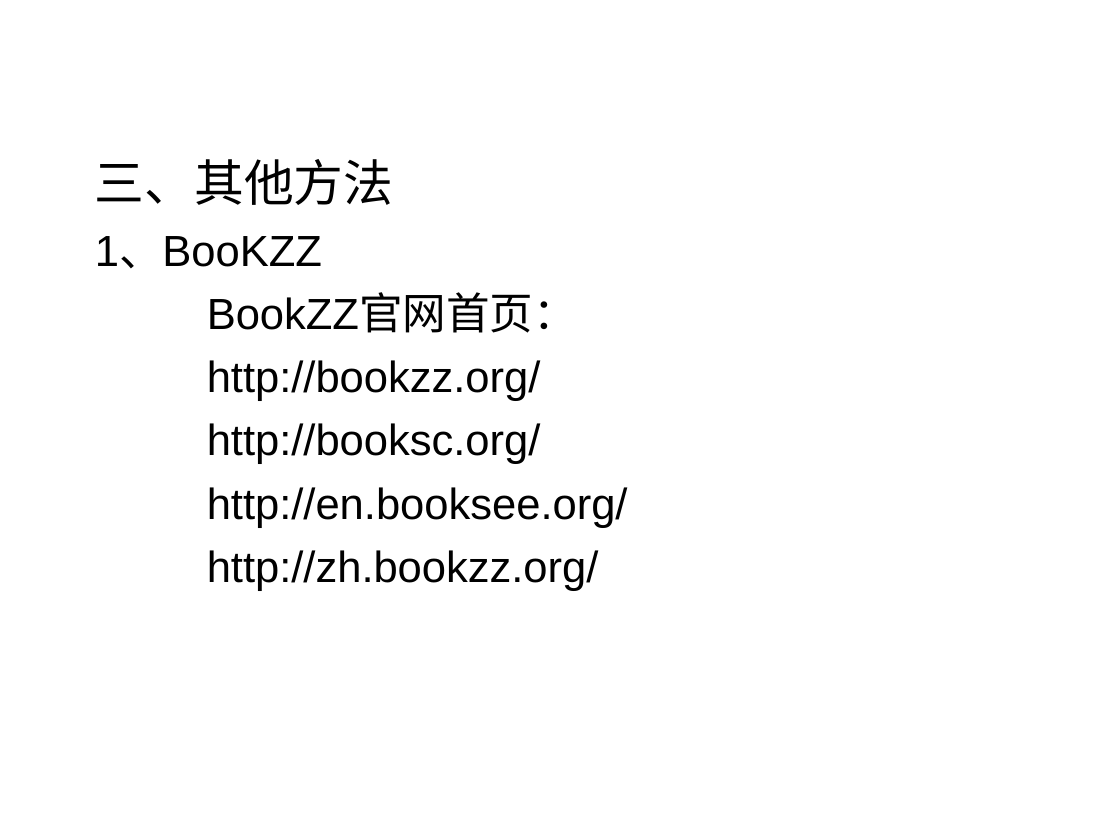
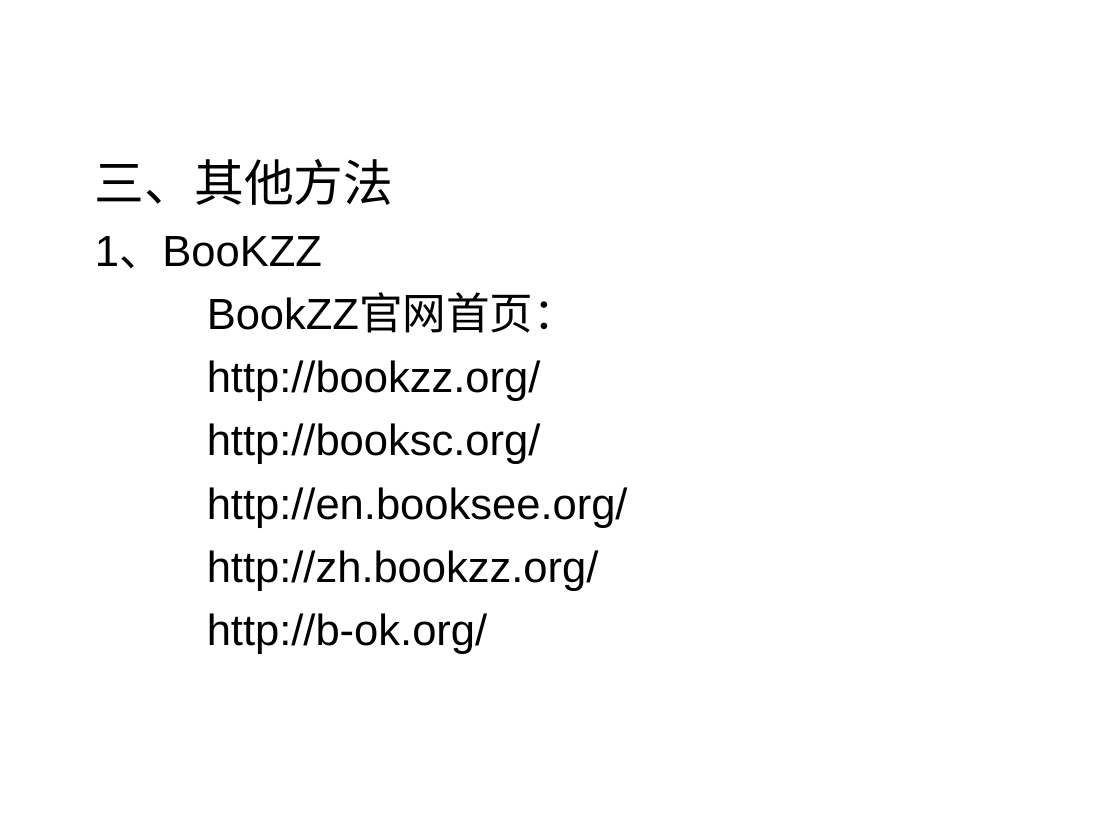
Before and after one commit to sunyisgithub/Git, a slide deck: slide 16 of 文献查找方法.ppt. Drawn at 1120x840 pixels with LibreOffice and Linux fonts; fonts in the diff are those of the drawing; background and template pictures are left out. Boxes give left, top, right and bottom in pixels: in the first picture for what was removed or moved away, otherwise in the second. Text is boxed around its words. In the diff, an @@ line names an element or a change of style, - is before the commit and + after.

```diff
--- a/文献查找方法.ppt
+++ b/文献查找方法.ppt
@@ text at (207,613,487,654): paragraph added @@
+http://b-ok.org/
```
Also in this commit, not shown: 2 other slides changed, 1 slide added, 2 slides removed, 1 other file.
